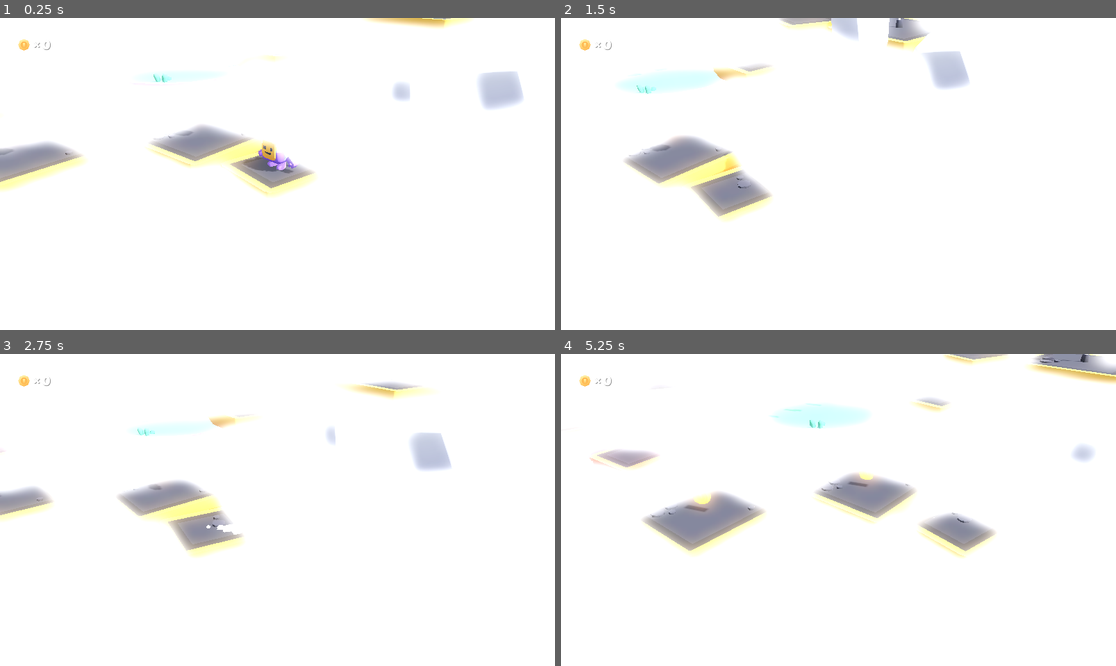
Above: before the commit, frames 1-4 (two rows, left to right).
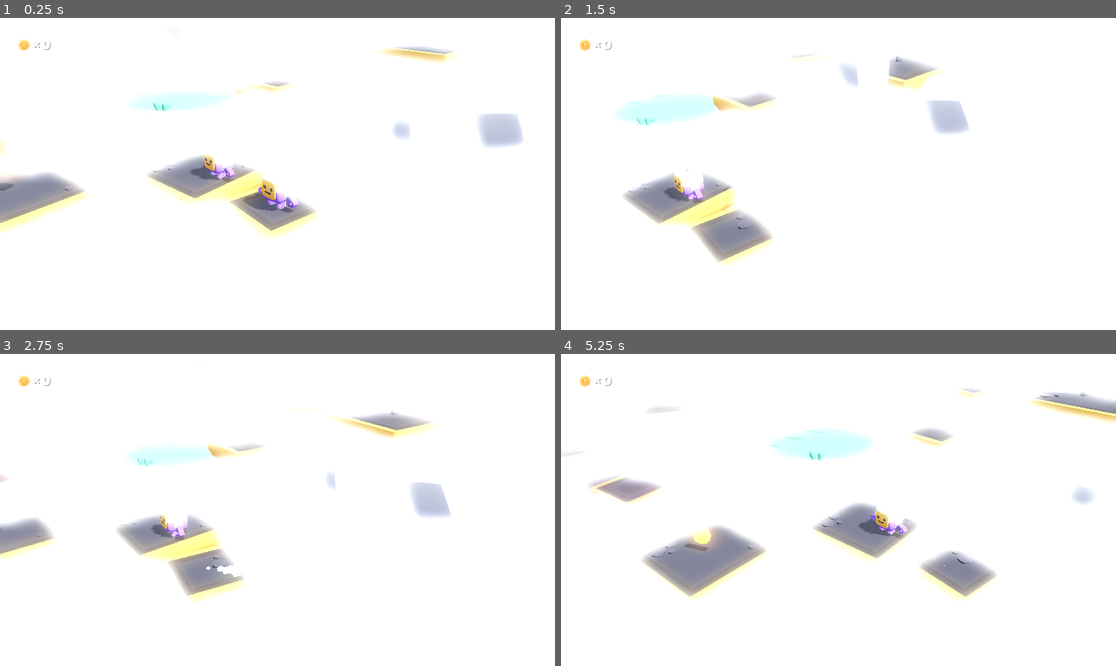
Above: after the commit, the same moments.

Repository: nickesc/4ajs
Game: Godot game, scene res://scenes/main.tscn
The game is run twice, just before and just after one commit, with the same random seed, the same clock (stepped at 60 frames per second) and the same inputs.
Inputs:
- Up to frame 1 (0.25 s): no input
- Up to frame 2 (1.5 s): hold D (move_right) 0.53-1.28 s; tap Space (jump) at 0.6, 0.77, 1.07 s; hold S (move_back) from 1.28 s (still down); tap Down (camera_down) at 1.35 s
- Up to frame 3 (2.75 s): tap Space (jump) at 1.52, 1.55, 1.82, 2.3 s; release S (move_back) at 2.03 s; hold D (move_right) from 2.03 s (still down); tap Left (camera_left) at 2.1 s
- Up to frame 4 (5.25 s): release D (move_right) at 2.78 s; hold W (move_forward) 2.78-3.53 s; tap Right (camera_right) at 2.85 s; tap Space (jump) at 3.02, 3.05, 3.32, 3.77, 3.8, 4.07, 4.35, 4.52, 4.82 s; hold A (move_left) 3.53-5.03 s; tap Up (camera_up) at 3.6 s; hold S (move_back) from 5.03 s (still down); tap Down (camera_down) at 5.1 s

The runs differ from the first frame. In frame 1, 13% of the frame differs, in the area x 0-95%, y 0-71%; in frame 2, 12%; in frame 3, 11%; in frame 4, 17%, in the area x 5-100%, y 0-80%.

Commit message:
added p2 support

Diff:
--- /dev/null
+++ b/objects/p2.tscn
@@ -0,0 +1,62 @@
+[gd_scene load_steps=9 format=3 uid="uid://c2ao5sxxa7o2b"]
+
+[ext_resource type="Script" path="res://scripts/p2.gd" id="1_xb0fm"]
+[ext_resource type="PackedScene" uid="uid://c0e27836xgmhi" path="res://objects/character.tscn" id="2_5kxft"]
+[ext_resource type="Texture2D" uid="uid://8ggihh27mlrr" path="res://sprites/blob_shadow.png" id="3_mq2qw"]
+[ext_resource type="ArrayMesh" uid="uid://deu06eho4c74" path="res://meshes/dust.res" id="4_hqy0m"]
+[ext_resource type="AudioStream" uid="uid://cydjn1ct3hps2" path="res://sounds/walking.ogg" id="5_n8bfj"]
+
+[sub_resource type="CapsuleShape3D" id="CapsuleShape3D_gdq8c"]
+radius = 0.3
+height = 1.0
+
+[sub_resource type="StandardMaterial3D" id="StandardMaterial3D_q7stj"]
+diffuse_mode = 2
+specular_mode = 2
+metallic_specular = 0.0
+backlight = Color(0, 0.521569, 0.709804, 1)
+billboard_keep_scale = true
+grow_amount = 1.882
+proximity_fade_distance = 0.25
+
+[sub_resource type="Curve" id="Curve_xh1e2"]
+_data = [Vector2(0, 0), 0.0, 0.0, 0, 0, Vector2(0.249284, 1), 0.0, 0.0, 0, 0, Vector2(1, 0), 0.0, 0.0, 0, 0]
+point_count = 3
+
+[node name="Player" type="CharacterBody3D"]
+transform = Transform3D(1, 0, 0, 0, 1, 0, 0, 0, 1, 0, 0.5, 0)
+script = ExtResource("1_xb0fm")
+
+[node name="Collider" type="CollisionShape3D" parent="."]
+transform = Transform3D(1, 0, 0, 0, 1, 0, 0, 0, 1, 0, 0.55, 0)
+shape = SubResource("CapsuleShape3D_gdq8c")
+
+[node name="Character" parent="." instance=ExtResource("2_5kxft")]
+
+[node name="Shadow" type="Decal" parent="."]
+transform = Transform3D(1, 0, 0, 0, 1, 0, 0, 0, 1, 0, -0.9, 0)
+size = Vector3(1, 2, 1)
+texture_albedo = ExtResource("3_mq2qw")
+modulate = Color(1, 1, 1, 0.705882)
+normal_fade = 0.5
+
+[node name="ParticlesTrail" type="CPUParticles3D" parent="."]
+material_override = SubResource("StandardMaterial3D_q7stj")
+cast_shadow = 0
+amount = 60
+mesh = ExtResource("4_hqy0m")
+emission_shape = 1
+emission_sphere_radius = 0.2
+particle_flag_align_y = true
+direction = Vector3(0, 0, 0)
+gravity = Vector3(0, 0.1, 0)
+scale_amount_min = 0.75
+scale_amount_curve = SubResource("Curve_xh1e2")
+
+[node name="SoundFootsteps" type="AudioStreamPlayer" parent="."]
+stream = ExtResource("5_n8bfj")
+volume_db = -5.0
+pitch_scale = 1.25
+autoplay = true
+
+[editable path="Character"]
--- a/scenes/main.tscn
+++ b/scenes/main.tscn
@@ -13,6 +13,7 @@
 [ext_resource type="PackedScene" uid="uid://84rx62v6cb2y" path="res://objects/flag.tscn" id="13_3ctwm"]
 [ext_resource type="PackedScene" uid="uid://dy017k58p20sk" path="res://objects/cloud.tscn" id="13_drtpy"]
 [ext_resource type="Texture2D" uid="uid://cd7oyc56ehkx1" path="res://sprites/coin.png" id="13_jfda3"]
+[ext_resource type="PackedScene" uid="uid://c2ao5sxxa7o2b" path="res://objects/p2.tscn" id="15_qqoki"]
 [ext_resource type="FontFile" uid="uid://d0cxd77jybrcn" path="res://fonts/lilita_one_regular.ttf" id="17_tk810"]
 
 [sub_resource type="LabelSettings" id="LabelSettings_38ys3"]
@@ -166,4 +167,8 @@
 text = "0"
 label_settings = SubResource("LabelSettings_38ys3")
 
+[node name="Player2" parent="." node_paths=PackedStringArray("view") instance=ExtResource("15_qqoki")]
+transform = Transform3D(1, 0, 0, 0, 1, 0, 0, 0, 1, -2.25199, 0.518751, -0.0378768)
+view = NodePath("../View")
+
 [connection signal="coin_collected" from="Player" to="HUD" method="_on_coin_collected"]
--- /dev/null
+++ b/scripts/p2.gd
@@ -0,0 +1,164 @@
+extends CharacterBody3D
+
+signal coin_collected
+
+@export_subgroup("Components")
+@export var view: Node3D
+
+@export_subgroup("Properties")
+@export var movement_speed = 250
+@export var jump_strength = 7
+
+var movement_velocity: Vector3
+var rotation_direction: float
+var gravity = 0
+
+var previously_floored = false
+
+var jump_single = true
+var jump_double = true
+
+var coins = 0
+var initial_position: Vector3
+
+@onready var particles_trail = $ParticlesTrail
+@onready var sound_footsteps = $SoundFootsteps
+@onready var model = $Character
+@onready var animation = $Character/AnimationPlayer
+
+# Functions
+
+func _ready() -> void:
+    initial_position = self.get_position()
+
+func _physics_process(delta):
+
+    # Handle functions
+
+    handle_controls(delta)
+    handle_gravity(delta)
+
+    handle_effects(delta)
+
+    # Movement
+
+    var applied_velocity: Vector3
+
+    applied_velocity = velocity.lerp(movement_velocity, delta * 10)
+    applied_velocity.y = -gravity
+
+    velocity = applied_velocity
+    move_and_slide()
+
+    # Rotation
+
+    if Vector2(velocity.z, velocity.x).length() > 0:
+        rotation_direction = Vector2(velocity.z, velocity.x).angle()
+
+    rotation.y = lerp_angle(rotation.y, rotation_direction, delta * 10)
+
+    # Falling/respawning
+
+    if position.y < -10:
+        position=initial_position
+
+    #if is_on_floor():
+    #    initial_position = self.get_position()
+
+    # Animation for scale (jumping and landing)
+
+    model.scale = model.scale.lerp(Vector3(1, 1, 1), delta * 10)
+
+    # Animation when landing
+
+    if is_on_floor() and gravity > 2 and !previously_floored:
+        model.scale = Vector3(1.25, 0.75, 1.25)
+        Audio.play("res://sounds/land.ogg")
+
+    previously_floored = is_on_floor()
+
+# Handle animation(s)
+
+func handle_effects(delta):
+
+    particles_trail.emitting = false
+    sound_footsteps.stream_paused = true
+
+    if is_on_floor():
+        var horizontal_velocity = Vector2(velocity.x, velocity.z)
+        var speed_factor = horizontal_velocity.length() / movement_speed / delta
+        if speed_factor > 0.05:
+            if animation.current_animation != "walk":
+                animation.play("walk", 0.1)
+
+            if speed_factor > 0.3:
+                sound_footsteps.stream_paused = false
+                sound_footsteps.pitch_scale = speed_factor
+
+            if speed_factor > 0.75:
+                particles_trail.emitting = true
+
+        elif animation.current_animation != "idle":
+            animation.play("idle", 0.1)
+    elif animation.current_animation != "jump":
+        animation.play("jump", 0.1)
+
+# Handle movement input
+
+func handle_controls(delta):
+
+    # Movement
+
+    var input := Vector3.ZERO
+
+    input.x = Input.get_axis("move_left_p2", "move_right_p2")
+    input.z = Input.get_axis("move_forward_p2", "move_back_p2")
+
+    input = input.rotated(Vector3.UP, view.rotation.y)
+
+    if input.length() > 1:
+        input = input.normalized()
+
+    movement_velocity = input * movement_speed * delta
+
+    # Jumping
+
+    if Input.is_action_just_pressed("jump_p2"):
+
+        if jump_single or jump_double:
+            jump()
+
+# Handle gravity
+
+func handle_gravity(delta):
+
+    gravity += 25 * delta
+
+    if gravity > 0 and is_on_floor():
+
+        jump_single = true
+        gravity = 0
+
+# Jumping
+
+func jump():
+
+    Audio.play("res://sounds/jump.ogg")
+
+    gravity = -jump_strength
+
+    model.scale = Vector3(0.5, 1.5, 0.5)
+
+    if jump_single:
+        jump_single = false;
+        jump_double = true;
+    else:
+        jump_double = false;
+
+# Collecting coins
+
+func collect_coin():
+
+    coins += 1
+
+    coin_collected.emit(coins)
--- a/scripts/view.gd
+++ b/scripts/view.gd
@@ -29,7 +29,7 @@
     self.position = self.position.lerp(target.position, delta * 4)
     rotation_degrees = rotation_degrees.lerp(camera_rotation, delta * 6)
 
-    camera.position = camera.position.lerp(Vector3(0, 0, zoom), 8 * delta)
+    camera.position = camera.position.lerp(Vector3(0, 1, zoom), 8 * delta)
 
     handle_input(delta)
 
Not shown: 1 places in scenes/main.tscn that only renumber resources
